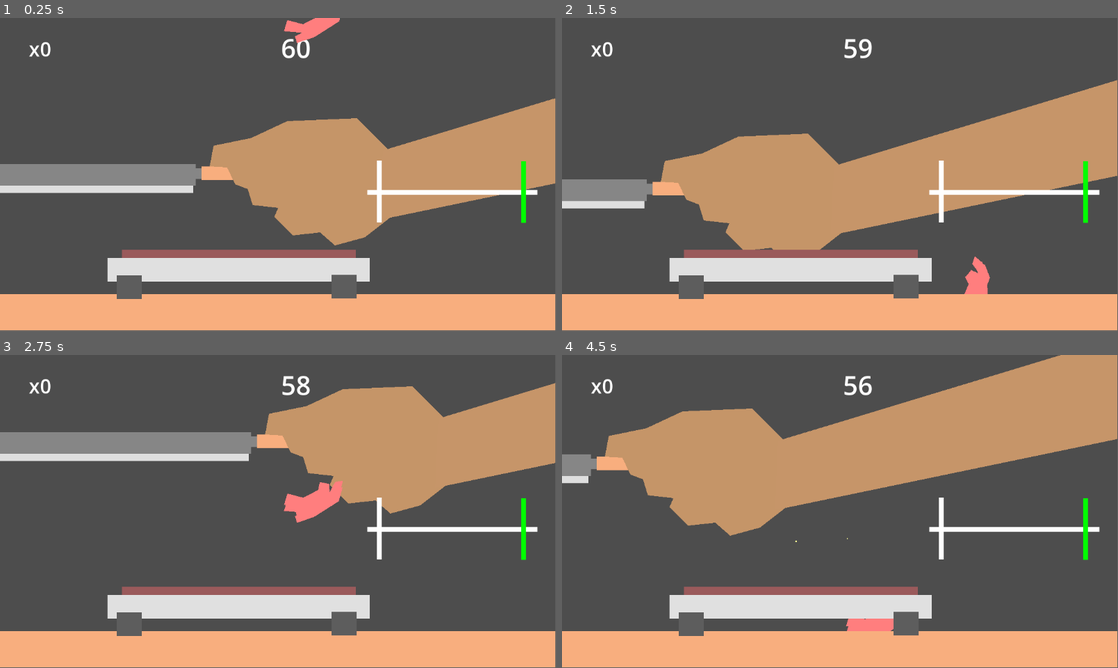
Above: before the commit, frames 1-4 (two rows, left to right).
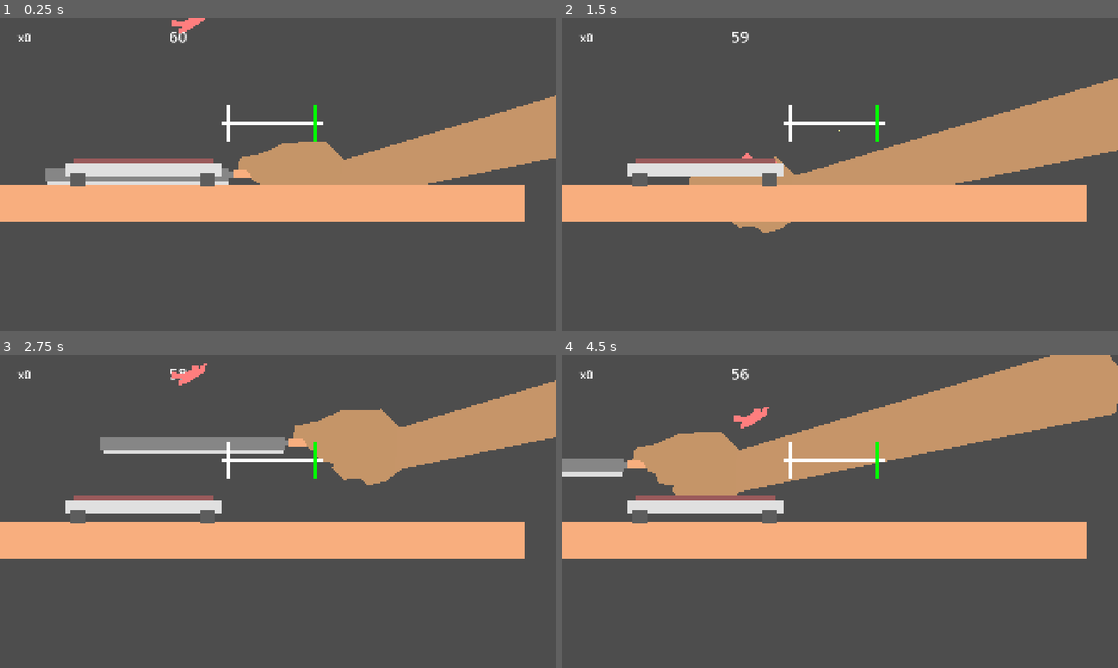
Above: after the commit, the same moments.

Repository: b1gd3vd0g/soup-kitchen
Game: Godot game, scene res://minigames/FryTheMeat/Main.tscn
Same seed, same stepped clock (60 frames per second), same inputs: the game is played once before the commit and once after it. The project has no main scene, so this scene is started directly.
Inputs (mouse positions are in pixels of both pictures, inside the frame that each line leads up to):
- Up to frame 1 (0.25 s): no input
- Up to frame 2 (1.5 s): move the mouse to (962, 158) at 0.52 s; click (962, 158) at 0.6 s; move the mouse to (728, 190) at 1.27 s; click (728, 190) at 1.35 s
- Up to frame 3 (2.75 s): move the mouse to (333, 442) at 2.02 s; click (333, 442) at 2.1 s
- Up to frame 4 (4.5 s): move the mouse to (812, 574) at 2.77 s; click (812, 574) at 2.85 s; move the mouse to (1006, 558) at 3.52 s; click (1006, 558) at 3.6 s; move the mouse to (673, 464) at 4.27 s; click (673, 464) at 4.35 s
In our replay, the window is 799x449 before the commit and 800x450 after it. These sizes can differ from the game's own. Grey fills any space a smaller window leaves; there, only what the larger window draws over its background counts as a difference.

The runs differ from the first frame. In frame 1, 36% of the frame differs, in the area x 0-100%, y 0-100%; in frame 2, 35%; in frame 3, 40%, in the area x 0-100%, y 2-100%; in frame 4, 39%.

Commit message:
Updated Project settings to resolve merge conflicts

Diff:
--- a/project.godot
+++ b/project.godot
@@ -14,9 +14,11 @@
 config/features=PackedStringArray("4.4", "GL Compatibility")
 config/icon="res://icon.svg"
 
-[autoload]
+[display]
 
-IngredientsTracker="*res://src/ingredients_tracker.gd"
+window/size/viewport_width=1920
+window/size/viewport_height=1080
+window/stretch/mode="canvas_items"
 
 [input]
 
@@ -25,13 +27,13 @@
 "events": [Object(InputEventMouseButton,"resource_local_to_scene":false,"resource_name":"","device":-1,"window_id":0,"a …(253 unchanged characters)…
 ]
 }
-walk_left={
+move_left={
 "deadzone": 0.2,
 "events": [Object(InputEventKey,"resource_local_to_scene":false,"resource_name":"","device":-1,"window_id":0,"alt_press …(191 unchanged characters)…
 , Object(InputEventKey,"resource_local_to_scene":false,"resource_name":"","device":-1,"window_id":0,"alt_pressed":false …(186 unchanged characters)…
 ]
 }
-walk_right={
+move_right={
 "deadzone": 0.2,
 "events": [Object(InputEventKey,"resource_local_to_scene":false,"resource_name":"","device":-1,"window_id":0,"alt_press …(192 unchanged characters)…
 , Object(InputEventKey,"resource_local_to_scene":false,"resource_name":"","device":-1,"window_id":0,"alt_pressed":false …(186 unchanged characters)…
